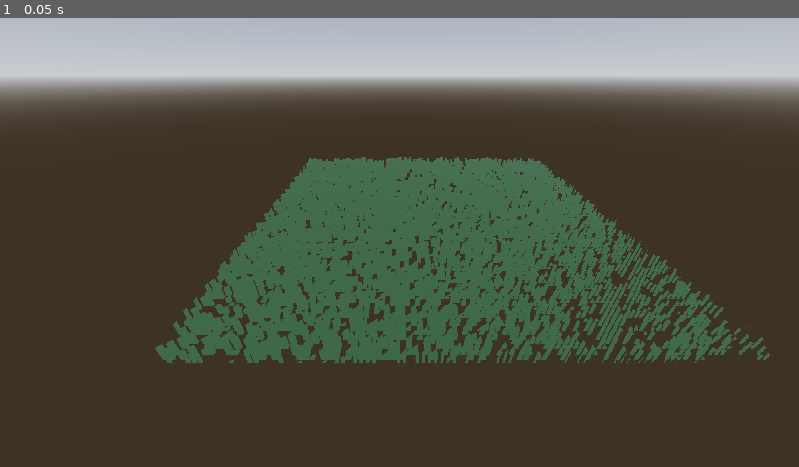
Above: before the commit, frame 1.
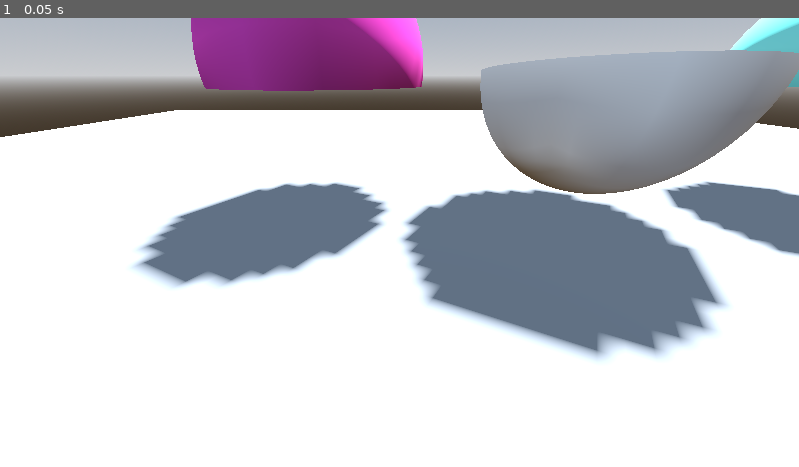
Above: after the commit, the same moment.

Repository: cpoll/sandbox-godot
Game: Godot game, scene res://Experiments/MiscShaders/MiscShaders.tscn
The game is run twice, just before and just after one commit, with the same random seed, the same clock (stepped at 60 frames per second) and the same inputs. Before the commit the project starts from res://main.tscn.
Inputs:
- Up to frame 1 (0.05 s): no input

The runs differ from the first frame. In frame 1, 88% of the frame differs, in the area x 0-100%, y 0-100%.

Commit message:
cleanup

Diff:
--- /dev/null
+++ b/Experiments/JetPlanes/Jet.tscn
@@ -0,0 +1,3 @@
+[gd_scene format=3 uid="uid://bas1g7cedm88o"]
+
+[node name="Jet" type="Node3D"]
--- /dev/null
+++ b/Experiments/JetPlanes/Level.gdshader
@@ -0,0 +1,18 @@
+shader_type spatial;
+
+uniform sampler2D noise;
+
+void vertex() {
+	// Called for every vertex the material is visible on.
+    VERTEX.y = texture(noise, UV).r * 10.0;
+}
+
+void fragment() {
+	// Called for every pixel the material is visible on.
+    ALBEDO = vec3(0.5, 0.5, 0.4) * 0.6 - texture(noise, UV).xyz * 0.4;
+}
+
+//void light() {
+//	// Called for every pixel for every light affecting the material.
+//	// Uncomment to replace the default light processing function with this one.
+//}
--- /dev/null
+++ b/Experiments/JetPlanes/Level.tscn
@@ -0,0 +1,24 @@
+[gd_scene load_steps=6 format=3 uid="uid://d3hf1c2gnwxsx"]
+
+[ext_resource type="Shader" uid="uid://bxynth4fiqdib" path="res://Experiments/JetPlanes/Level.gdshader" id="1_v3m37"]
+
+[sub_resource type="FastNoiseLite" id="FastNoiseLite_kqrlg"]
+
+[sub_resource type="NoiseTexture2D" id="NoiseTexture2D_2gbhd"]
+noise = SubResource("FastNoiseLite_kqrlg")
+
+[sub_resource type="ShaderMaterial" id="ShaderMaterial_nsda4"]
+render_priority = 0
+shader = ExtResource("1_v3m37")
+shader_parameter/noise = SubResource("NoiseTexture2D_2gbhd")
+
+[sub_resource type="PlaneMesh" id="PlaneMesh_1twny"]
+material = SubResource("ShaderMaterial_nsda4")
+size = Vector2(100, 100)
+subdivide_width = 50
+subdivide_depth = 50
+
+[node name="Level" type="Node3D"]
+
+[node name="MeshInstance3D" type="MeshInstance3D" parent="."]
+mesh = SubResource("PlaneMesh_1twny")
--- a/Materials/warp.tres
+++ b/Experiments/MiscShaders/Materials/warp.tres
@@ -1,6 +1,6 @@
 [gd_resource type="ShaderMaterial" load_steps=2 format=3 uid="uid://ba2gsb7naaf31"]
 
-[ext_resource type="Shader" uid="uid://b3q7im86y864q" path="res://Shaders/warp.gdshader" id="1_tiks5"]
+[ext_resource type="Shader" uid="uid://b3q7im86y864q" path="res://Experiments/MiscShaders/Shaders/warp.gdshader" id="1_tiks5"]
 
 [resource]
 render_priority = 0
--- a/main.tscn
+++ b/Experiments/MiscShaders/MiscShaders.tscn
@@ -1,14 +1,14 @@
 [gd_scene load_steps=23 format=3 uid="uid://cc46equgey5d4"]
 
-[ext_resource type="Material" uid="uid://b5sb2y6subx1b" path="res://Materials/shader1.tres" id="1_ig7tw"]
-[ext_resource type="Material" uid="uid://ba2gsb7naaf31" path="res://Materials/warp.tres" id="2_0xm2m"]
-[ext_resource type="Shader" uid="uid://dc2dox2602461" path="res://Shaders/warp2.gdshader" id="3_h2yge"]
-[ext_resource type="Shader" uid="uid://drroqopsl1juf" path="res://Shaders/warp-visual.tres" id="4_1bvp3"]
-[ext_resource type="SphereMesh" uid="uid://msel4q8lagkv" path="res://Materials/burn.tres" id="5_272bh"]
-[ext_resource type="Shader" uid="uid://nydrj3b4jffy" path="res://Shaders/test.tres" id="5_lquwl"]
-[ext_resource type="Material" uid="uid://ckckoehlw40pa" path="res://Materials/burn2.tres" id="7_5vw27"]
-[ext_resource type="PackedScene" uid="uid://df6xeisii7745" path="res://Experiments/ScreenspacedTexture/ScreenspacedTexture.tscn" id="8_5vw27"]
-[ext_resource type="PackedScene" uid="uid://durdgojlxmf1e" path="res://Experiments/ShellGrass/ShellGrass.tscn" id="9_kek77"]
+[ext_resource type="Material" uid="uid://b5sb2y6subx1b" path="res://Experiments/MiscShaders/Materials/shader1.tres" id="1_ad0ea"]
+[ext_resource type="Material" uid="uid://ba2gsb7naaf31" path="res://Experiments/MiscShaders/Materials/warp.tres" id="2_fhras"]
+[ext_resource type="Shader" uid="uid://dc2dox2602461" path="res://Experiments/MiscShaders/Shaders/warp2.gdshader" id="3_qb2tn"]
+[ext_resource type="Shader" uid="uid://drroqopsl1juf" path="res://Experiments/MiscShaders/Shaders/warp-visual.tres" id="4_5peaj"]
+[ext_resource type="SphereMesh" uid="uid://msel4q8lagkv" path="res://Experiments/MiscShaders/Materials/burn.tres" id="5_5deom"]
+[ext_resource type="Shader" uid="uid://nydrj3b4jffy" path="res://Experiments/MiscShaders/Shaders/test.tres" id="6_iqc8f"]
+[ext_resource type="Material" uid="uid://ckckoehlw40pa" path="res://Experiments/MiscShaders/Materials/burn2.tres" id="7_64gbx"]
+[ext_resource type="PackedScene" uid="uid://df6xeisii7745" path="res://Experiments/ScreenspacedTexture/ScreenspacedTexture.tscn" id="8_g2s15"]
+[ext_resource type="PackedScene" uid="uid://durdgojlxmf1e" path="res://Experiments/ShellGrass/ShellGrass.tscn" id="9_nj47d"]
 
 [sub_resource type="ProceduralSkyMaterial" id="ProceduralSkyMaterial_7dm0k"]
 sky_horizon_color = Color(0.662243, 0.671743, 0.686743, 1)
@@ -31,7 +31,7 @@
 
 [sub_resource type="ShaderMaterial" id="ShaderMaterial_1bvp3"]
 render_priority = 0
-shader = ExtResource("3_h2yge")
+shader = ExtResource("3_qb2tn")
 shader_parameter/base_color = Color(0.84302, 0.262057, 0.688483, 1)
 
 [sub_resource type="SphereMesh" id="SphereMesh_lquwl"]
@@ -39,17 +39,17 @@
 
 [sub_resource type="ShaderMaterial" id="ShaderMaterial_lquwl"]
 render_priority = 0
-shader = ExtResource("4_1bvp3")
+shader = ExtResource("4_5peaj")
 shader_parameter/base_color = Color(0.541729, 0.96574, 0.914706, 1)
 
 [sub_resource type="SphereMesh" id="SphereMesh_7mycd"]
 
 [sub_resource type="ShaderMaterial" id="ShaderMaterial_5vw27"]
 render_priority = 0
-shader = ExtResource("5_lquwl")
+shader = ExtResource("6_iqc8f")
 
 [sub_resource type="StandardMaterial3D" id="StandardMaterial3D_kek77"]
-next_pass = ExtResource("7_5vw27")
+next_pass = ExtResource("7_64gbx")
 depth_draw_mode = 1
 albedo_color = Color(0.121569, 0.203922, 1, 1)
 
@@ -68,58 +68,48 @@
 
 [node name="Camera3D" type="Camera3D" parent="."]
 transform = Transform3D(1, 0, 0, 0, 0.868571, 0.495565, 0, -0.495565, 0.868571, -0.212331, 0.545014, 1.63045)
-visible = false
 
 [node name="Floor" type="MeshInstance3D" parent="."]
 transform = Transform3D(1, 0, 0, 0, 1, 0, 0, 0, 1, 0.162292, -0.076239, -0.0155282)
-visible = false
 mesh = SubResource("PlaneMesh_7dm0k")
 
 [node name="ShaderSphere" type="MeshInstance3D" parent="."]
 transform = Transform3D(1, 0, 0, 0, 1, 0, 0, 0, 1, 3.12238, 1.32962, 0.0132924)
-visible = false
 mesh = SubResource("SphereMesh_7dm0k")
-surface_material_override/0 = ExtResource("1_ig7tw")
+surface_material_override/0 = ExtResource("1_ad0ea")
 
 [node name="WarpEffect" type="MeshInstance3D" parent="."]
 transform = Transform3D(1, 0, 0, 0, 0.998241, 0.059289, 0, -0.059289, 0.998241, 0.632069, 0.570132, 0.256657)
-visible = false
 mesh = SubResource("SphereMesh_0xm2m")
 skeleton = NodePath("../ShaderSphere")
-surface_material_override/0 = ExtResource("2_0xm2m")
+surface_material_override/0 = ExtResource("2_fhras")
 
 [node name="MeshInstance3D" type="MeshInstance3D" parent="."]
 transform = Transform3D(1, 0, 0, 0, 1, 0, 0, 0, 1, -0.598621, 0.568429, 0)
-visible = false
 mesh = SubResource("SphereMesh_lquwl")
 
 [node name="WarpVisual" type="MeshInstance3D" parent="."]
 transform = Transform3D(1, 0, 0, 0, 1, 0, 0, 0, 1, 1.9901, 0.534724, 0)
-visible = false
 material_override = SubResource("ShaderMaterial_lquwl")
 mesh = SubResource("SphereMesh_7mycd")
 
 [node name="MeshInstance3D2" type="MeshInstance3D" parent="."]
 transform = Transform3D(1, 0, 0, 0, 1, 0, 0, 0, 1, -10.1432, 0.765894, 0.0985165)
-visible = false
-mesh = ExtResource("5_272bh")
+mesh = ExtResource("5_5deom")
 surface_material_override/0 = SubResource("ShaderMaterial_5vw27")
 
 [node name="Texture2d" type="MeshInstance3D" parent="."]
 transform = Transform3D(1, 0, 0, 0, 1, 0, 0, 0, 1, -11.4749, 0.757518, 0.197033)
-visible = false
-mesh = ExtResource("5_272bh")
+mesh = ExtResource("5_5deom")
 skeleton = NodePath("../MeshInstance3D2")
-surface_material_override/0 = ExtResource("7_5vw27")
+surface_material_override/0 = ExtResource("7_64gbx")
 
 [node name="Burningball" type="MeshInstance3D" parent="."]
 transform = Transform3D(1, 0, 0, 0, 1, 0, 0, 0, 1, 0.903358, 1.31528, -0.154216)
-visible = false
 mesh = SubResource("SphereMesh_4c57u")
 
-[node name="ScreenspacedStars" parent="." instance=ExtResource("8_5vw27")]
+[node name="ScreenspacedStars" parent="." instance=ExtResource("8_g2s15")]
 transform = Transform3D(1, 0, 0, 0, 1, 0, 0, 0, 1, -8.66986, 0.604223, -0.0848252)
-visible = false
 
-[node name="ShellGrass" parent="." instance=ExtResource("9_kek77")]
+[node name="ShellGrass" parent="." instance=ExtResource("9_nj47d")]
 transform = Transform3D(1, 0, 0, 0, 0.997975, -0.0636092, 0, 0.0636092, 0.997975, 0, -0.201618, 0)
--- a/Shaders/test.tres
+++ b/Experiments/MiscShaders/Shaders/test.tres
@@ -1,11 +1,11 @@
 [gd_resource type="VisualShader" load_steps=12 format=3 uid="uid://nydrj3b4jffy"]
 
-[ext_resource type="Script" uid="uid://d2347d7grykfe" path="res://perlin_noise_3d.gd" id="1_ljctg"]
+[ext_resource type="Script" uid="uid://d2347d7grykfe" path="res://Experiments/MiscShaders/perlin_noise_3d.gd" id="1_rg7b3"]
 
 [sub_resource type="VisualShaderNodeCustom" id="VisualShaderNodeCustom_h26ei"]
 default_input_values = [2, 10.0]
 initialized = true
-script = ExtResource("1_ljctg")
+script = ExtResource("1_rg7b3")
 
 [sub_resource type="VisualShaderNodeFloatConstant" id="VisualShaderNodeFloatConstant_ljctg"]
 
Not shown, added: Experiments/JetPlanes/Level.gdshader.uid
Renamed: Materials/burn.tres -> Experiments/MiscShaders/Materials/burn.tres
Renamed: Materials/burn2.tres -> Experiments/MiscShaders/Materials/burn2.tres
Renamed: Materials/shader1.tres -> Experiments/MiscShaders/Materials/shader1.tres
Renamed: Shaders/burn.gdshader -> Experiments/MiscShaders/Shaders/burn.gdshader
Renamed: Shaders/burn.gdshader.uid -> Experiments/MiscShaders/Shaders/burn.gdshader.uid
Renamed: Shaders/shader1.gdshader -> Experiments/MiscShaders/Shaders/shader1.gdshader
Renamed: Shaders/shader1.gdshader.uid -> Experiments/MiscShaders/Shaders/shader1.gdshader.uid
Renamed: Shaders/warp-visual.tres -> Experiments/MiscShaders/Shaders/warp-visual.tres
Renamed: Shaders/warp.gdshader -> Experiments/MiscShaders/Shaders/warp.gdshader
Renamed: Shaders/warp.gdshader.uid -> Experiments/MiscShaders/Shaders/warp.gdshader.uid
Renamed: Shaders/warp2.gdshader -> Experiments/MiscShaders/Shaders/warp2.gdshader
(and 3 more such lines)
